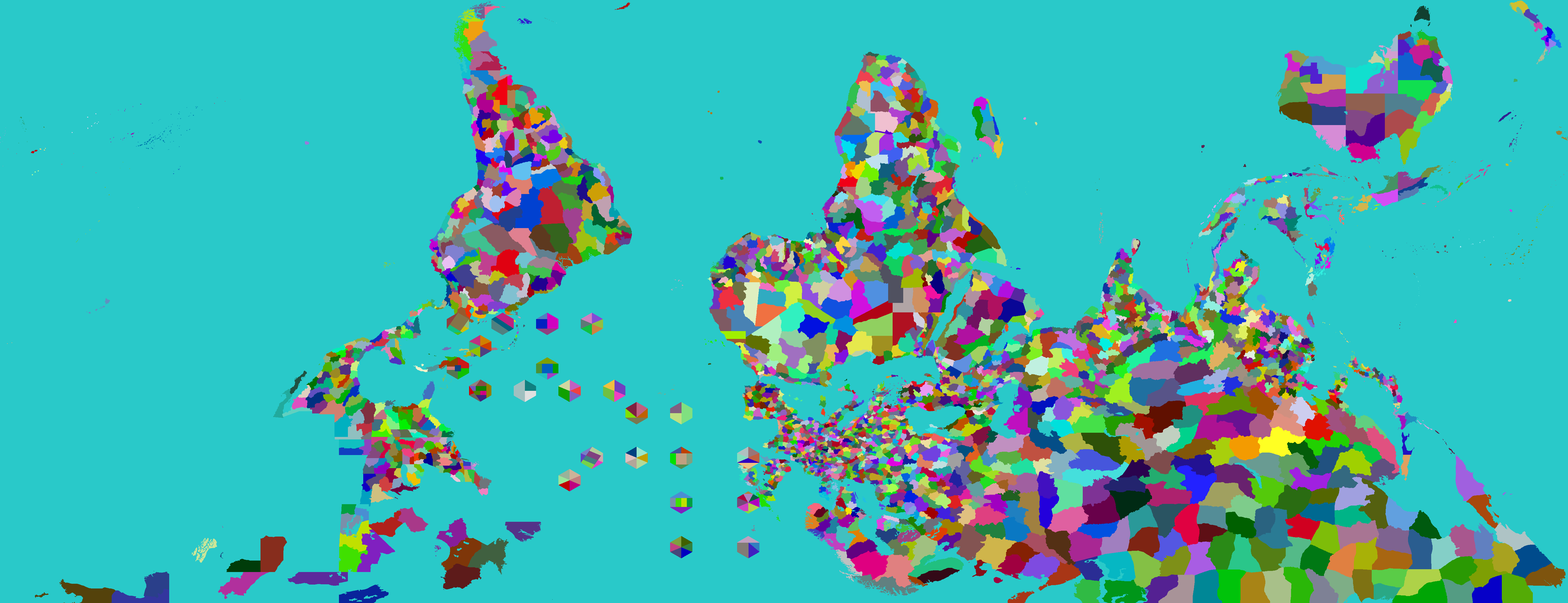
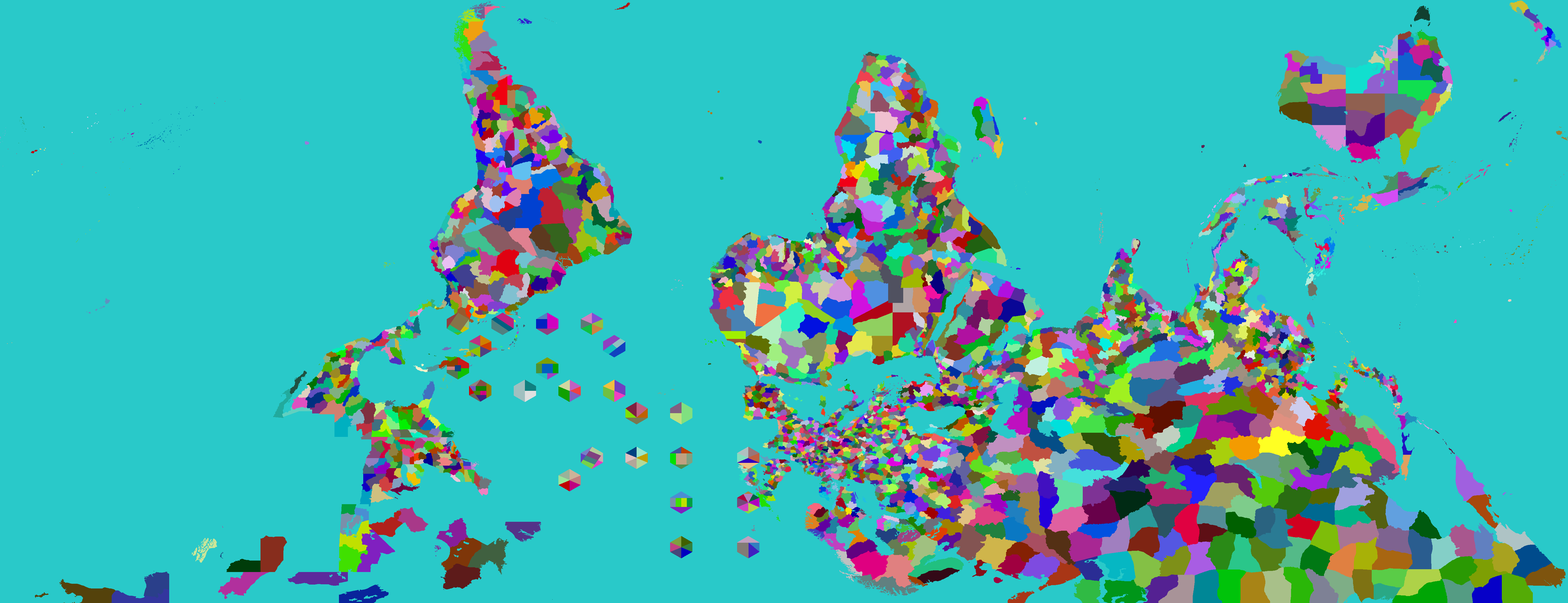
Layer changes from the first 1568 x 603 image to the second:
painted on "Provinces" over left=334, top=335, right=626, bottom=456
